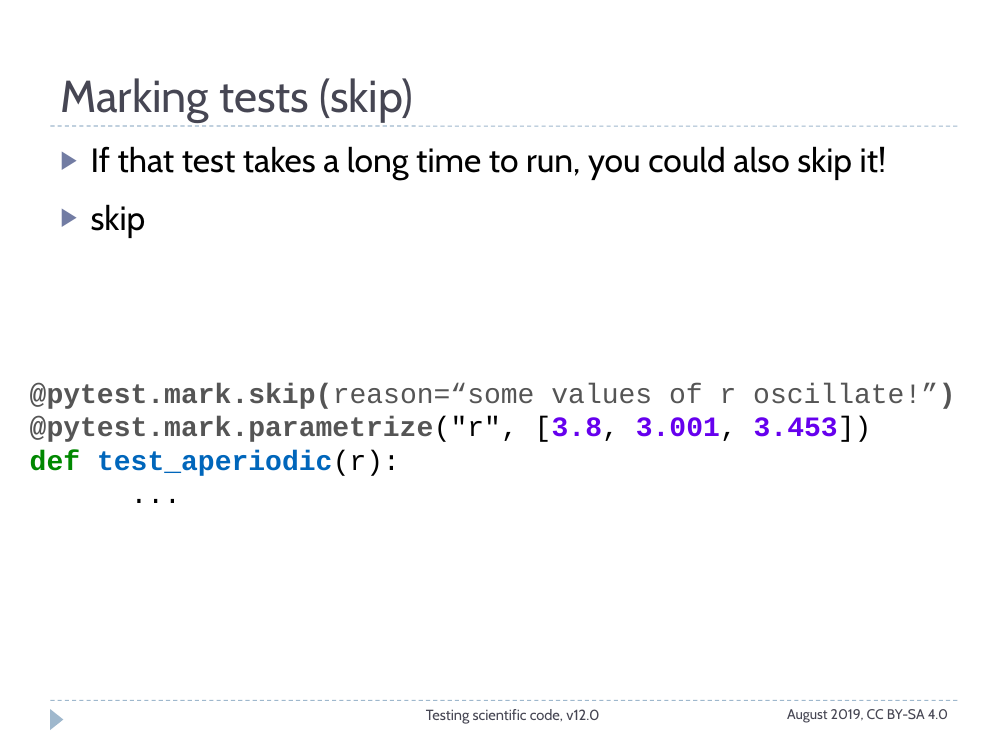
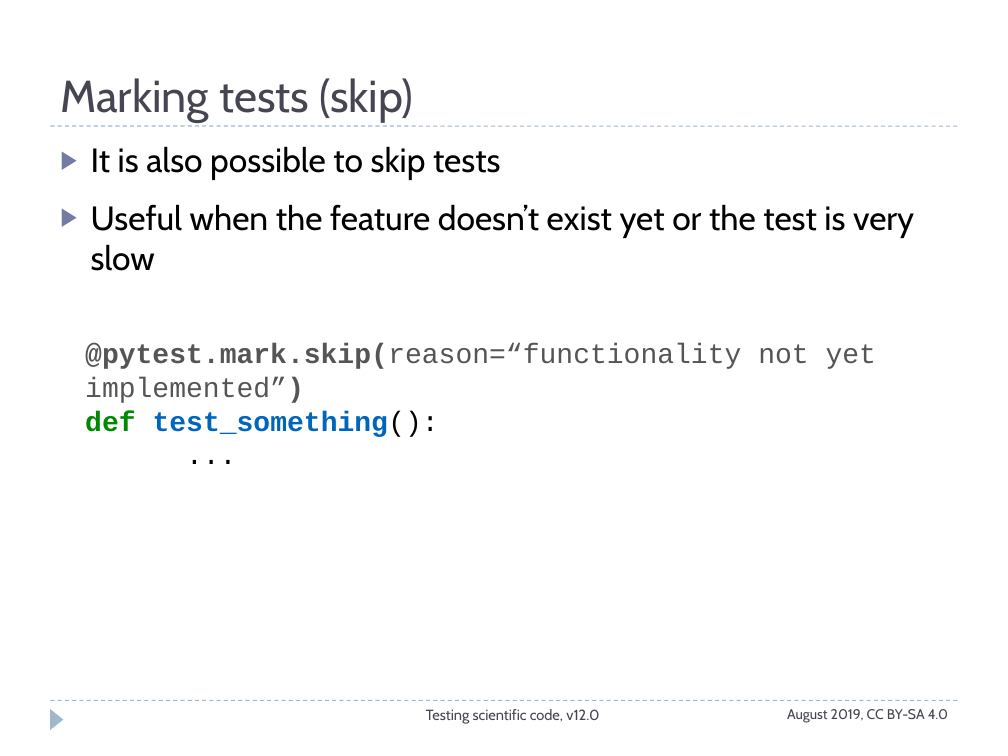
Before and after one commit to ASPP/testing_debugging_profiling, a slide deck: slide 17 of testing_part2.pptx (slide 25 before the commit). Drawn at 1008x756 pixels with LibreOffice and Linux fonts; fonts in the diff are those of the drawing. Boxes give left, top, right and bottom in pixels: in the first picture for what was removed or moved away, otherwise in the second. Text is boxed around its words. In the diff, an @@ line names an element or a change of style, - is before the commit and + after.

```diff
--- a/testing_part2.pptx
+++ b/testing_part2.pptx
@@ text at box(91, 146, 914, 271): text changed @@
-▶ If that test takes a long time to run, you could also skip it!
-▶ skip
+▶ It is also possible to skip tests
+▶ Useful when the feature doesn’t exist yet or the test is very slow
@@ text "@pytest.mark.skip(reason=“functionality not yet implemented” ...": place and size @@
-text "@pytest.mark.skip(reason=“functionality not yet implemented” ..." at box(30, 383, 955, 476)
+text "@pytest.mark.skip(reason=“functionality not yet implemented” ..." at box(85, 343, 876, 437)
@@ text at box(85, 343, 876, 437): text changed; bold off @@
-@pytest.mark.skip(reason=“some values of r oscillate!”)
-@pytest.mark.parametrize("r", [3.8, 3.001, 3.453])
-def test_aperiodic(r):
+@pytest.mark.skip(reason=“functionality not yet implemented”)
+def test_something():
```
Also in this commit, not shown: 14 other slides changed, 1 slide added, 3 slides removed, 11 other files.
